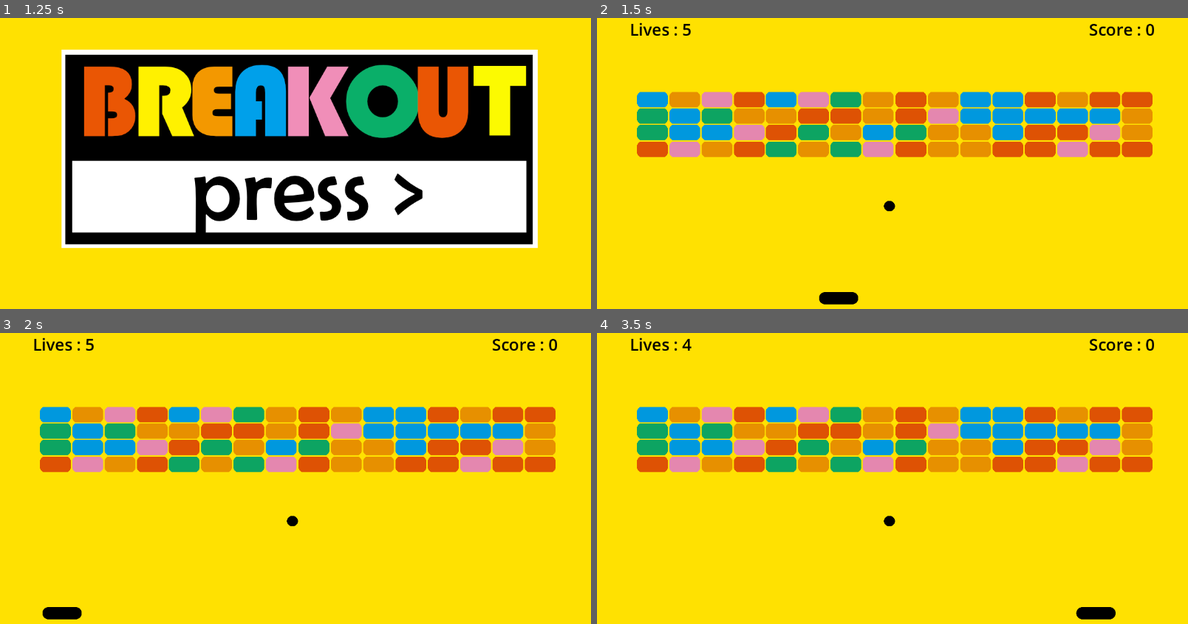
Above: before the commit, frames 1-4 (two rows, left to right).
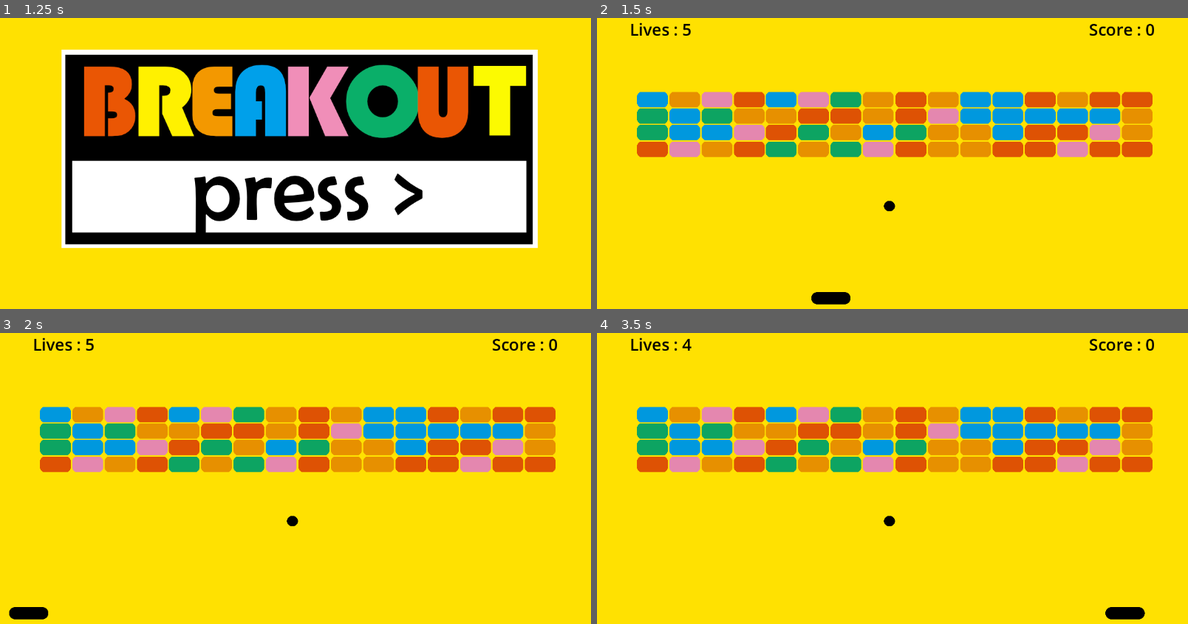
Above: after the commit, the same moments.

Repository: pseudoLudo/20games
Game: Godot game, scene res://opening.tscn
The game is run twice, just before and just after one commit, with the same random seed, the same clock (stepped at 60 frames per second) and the same inputs.
Inputs:
- Up to frame 1 (1.25 s): tap Enter at 0.5 s; hold Right (right) from 0.53 s (still down)
- Up to frame 2 (1.5 s): tap R (reset) at 1.25 s; release Right (right) at 1.28 s; hold Left (left) from 1.28 s (still down)
- Up to frame 3 (2 s): keep holding Left (left)
- Up to frame 4 (3.5 s): release Left (left) at 2.03 s; hold Right (right) from 2.03 s (still down)

Frame 1 is identical in both runs. In frame 2, 0.1% of the frame differs, in the area x 36-45%, y 94-99%; in frame 3, 0.5%, in the area x 1-14%, y 94-99%; in frame 4, 0.4%.

Commit message:
paddle speed changes

Diff:
--- a/breakout/pad.gd
+++ b/breakout/pad.gd
@@ -1,7 +1,7 @@
 extends CharacterBody2D
 
 var direction
-var speed = 700
+var speed = 800
 var pos = global_position
 # Called when the node enters the scene tree for the first time.
 func _ready():
